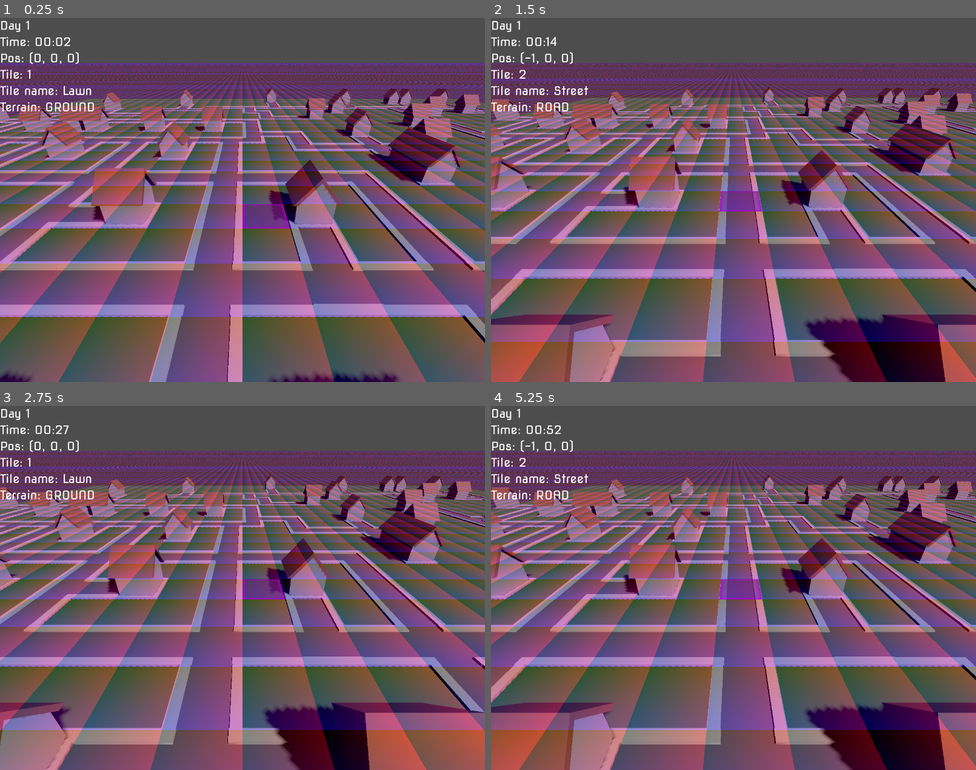
Above: before the commit, frames 1-4 (two rows, left to right).
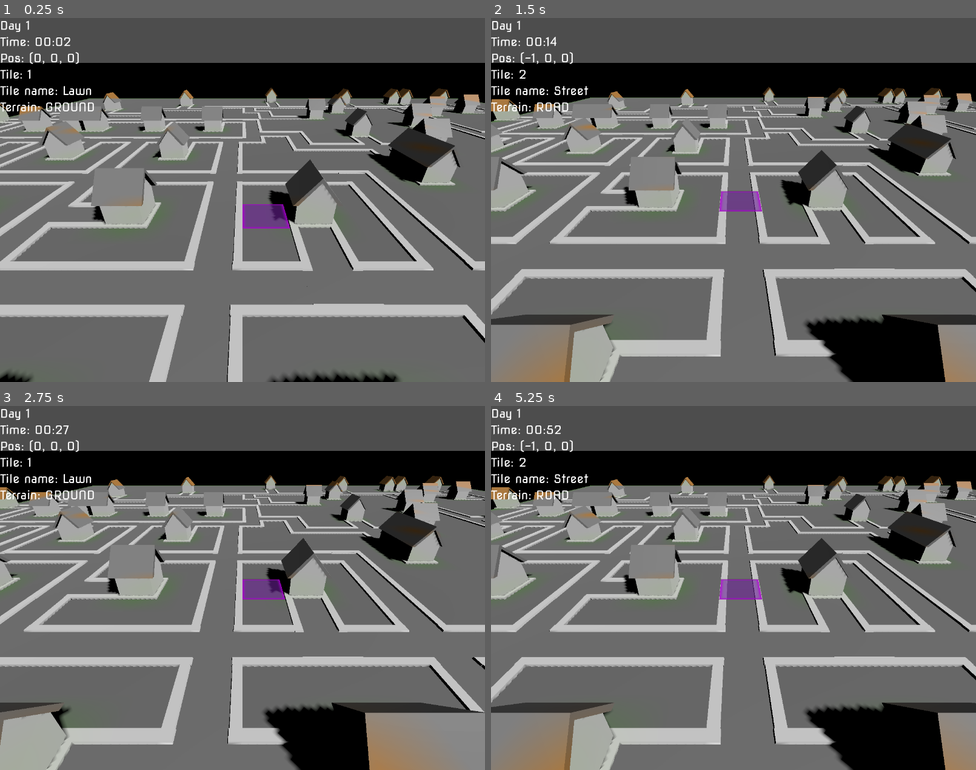
Above: after the commit, the same moments.

Repository: greenavalanche/gridmesh-test
Game: Godot game, scene res://scenes/root.tscn
The game is run twice, just before and just after one commit, with the same random seed, the same clock (stepped at 60 frames per second) and the same inputs.
Inputs (mouse positions are in pixels of both pictures, inside the frame that each line leads up to):
- Up to frame 1 (0.25 s): no input
- Up to frame 2 (1.5 s): move the mouse to (840, 181) at 0.52 s; tap Down (camera_down) at 0.6 s; move the mouse to (636, 218) at 1.27 s; tap Left (camera_left) at 1.35 s
- Up to frame 3 (2.75 s): move the mouse to (291, 507) at 2.02 s; tap Right (camera_right) at 2.1 s
- Up to frame 4 (5.25 s): move the mouse to (709, 660) at 2.77 s; tap Middle mouse button (camera_toggle) at 2.85 s; move the mouse to (879, 642) at 3.52 s; tap Up (camera_up) at 3.6 s; move the mouse to (588, 533) at 4.27 s; tap Down (camera_down) at 4.35 s; tap Enter at 5 s; move the mouse to (757, 588) at 5.02 s; tap Left (camera_left) at 5.1 s

The runs differ from the first frame. In frame 1, 77% of the frame differs, in the area x 0-100%, y 12-100%; in frame 2, 79%; in frame 3, 79%; in frame 4, 79%.

Commit message:
actual selective desaturation shader poc

Diff:
--- a/scenes/game.tscn
+++ b/scenes/game.tscn
@@ -22,10 +22,12 @@
 
 [sub_resource type="ShaderMaterial" id="ShaderMaterial_u5sy4"]
 shader = ExtResource("8_0tnpc")
-shader_parameter/camera_projection = Projection(1, 0, 0, 0, 0, 1, 0, 0, 0, 0, 1, 0, 0, 0, 0, 1)
+shader_parameter/gridmap_transform = Projection(1, 0, 0, 0, 0, 1, 0, 0, 0, 0, 1, 0, 0, 0, 0, 1)
+shader_parameter/inv_camera_projection = Projection(1, 0, 0, 0, 0, 1, 0, 0, 0, 0, 1, 0, 0, 0, 0, 1)
 shader_parameter/camera_transform = Projection(1, 0, 0, 0, 0, 1, 0, 0, 0, 0, 1, 0, 0, 0, 0, 1)
 shader_parameter/GROUND_HEIGHT = 0.0
-shader_parameter/OPACITY = 0.33
+shader_parameter/OPACITY = 0.695
+shader_parameter/effect_radius = 5.0
 
 [sub_resource type="ViewportTexture" id="ViewportTexture_p57ef"]
 viewport_path = NodePath("PostProcessingViewportContainer/PostProcessingViewport")
--- a/scripts/post_processing_display.gd
+++ b/scripts/post_processing_display.gd
@@ -3,31 +3,25 @@
 @onready var main_camera: Camera3D = $"%Viewer/Camera3D"
 @onready var grid_map: GridMap = %GridMap
 
-const EFFECT_TEXTURE_SIZE: int = 64  # Set the resolution of the effect map
+const EFFECT_TEXTURE_SIZE: int = 1024  # Set the resolution of the effect map
 var effect_texture: ImageTexture
-var counter: float = 0.0
 
 func _ready():
 	generate_effect_map()
-	var _material = material as ShaderMaterial
-	_material.set_shader_parameter("effect_map", effect_texture)
+	material.set_shader_parameter("effect_map", effect_texture)
 	print("shader initialized")
 
 func _process(_delta: float) -> void:
-	# gridmap's transform
-	material.set_shader_parameter("gridmap_transform", grid_map.global_transform)
-
-	var camera_projection = main_camera.get_camera_projection()
-	material.set_shader_parameter("camera_projection", camera_projection)
-	var camera_transform = main_camera.global_transform
-	material.set_shader_parameter("camera_transform", camera_transform)
+	material.set_shader_parameter("gridmap_transform", grid_map.global_transform.affine_inverse())
+	material.set_shader_parameter("inv_camera_projection", main_camera.get_camera_projection().inverse())
+	material.set_shader_parameter("camera_transform", main_camera.global_transform)
 
 func generate_effect_map():
 	var image = Image.create(EFFECT_TEXTURE_SIZE, EFFECT_TEXTURE_SIZE, false, Image.FORMAT_R8)
 	image.fill(Color(0, 0, 0))  # Default: No grayscale effect
 
 	for tile in grid_map.get_used_cells():
-		var grayscale_intensity = 1.0 #get_grayscale_intensity_for_tile(tile)
+		var grayscale_intensity = get_grayscale_intensity_for_tile(tile)
 
 		var uv_x = tile.x % EFFECT_TEXTURE_SIZE + EFFECT_TEXTURE_SIZE / 2
 		var uv_y = tile.z % EFFECT_TEXTURE_SIZE + EFFECT_TEXTURE_SIZE / 2
@@ -42,6 +36,4 @@
 
 	match tile_id:
 		0: return 0.0  # No grayscale (Normal tile)
-		1: return 0.5  # Partial grayscale
-		2: return 1.0  # Full grayscale
 		_: return 1.0
--- a/shaders/saturation.gdshader
+++ b/shaders/saturation.gdshader
@@ -1,14 +1,20 @@
 shader_type canvas_item;
 
-uniform mat4 camera_projection;
+uniform sampler2D effect_map;
+uniform mat4 gridmap_transform;
+uniform mat4 inv_camera_projection;
 uniform mat4 camera_transform;
 uniform float GROUND_HEIGHT;
 uniform float OPACITY;
 
+uniform float effect_radius = 5.0;
+const vec3 GRAYSCALE_WEIGHTS = vec3(0.299, 0.587, 0.114);
+
 void fragment() {
 	vec4 clip_pos = vec4(UV * 2.0 - 1.0, 0.0, 1.0);
 	clip_pos.y *= -1.0; // !!! Y-up/Y-down conversion
-	vec4 view_pos = inverse(camera_projection) * clip_pos;
+
+	vec4 view_pos = inv_camera_projection * clip_pos;
 	view_pos /= view_pos.w;
 
 	vec4 world_pos = camera_transform * view_pos;
@@ -20,10 +26,28 @@
 	if (ray_dir.y < 0.0) {
     	float t = (GROUND_HEIGHT - ray_origin.y) / ray_dir.y;
     	vec3 intersection = ray_origin + t * ray_dir;
+		vec3 grid_pos = (gridmap_transform * vec4(intersection, 1.0)).xyz;
 
-		vec3 color = fract(intersection);
-		COLOR = vec4(color.r, 0.0, color.b, OPACITY);
-	} else {
-		COLOR = vec4(0.0);
+		vec2 tex_size = vec2(textureSize(effect_map, 0));
+		vec2 effect_uv = (grid_pos.xz + tex_size / 2.0) / tex_size;
+
+		vec2 effect_radius_uv = effect_radius / tex_size;
+
+		//float min_grayscale = 0.0;
+		//
+		//for (float x = -effect_radius_uv; x < effect_radius_uv; x += 1.0 / tex_size.x) {
+			//
+		//}
+
+
+		float effect_intensity = texture(effect_map, effect_uv).r;
+
+		vec3 original_color = texture(TEXTURE, UV).rgb;
+		vec3 grayscale = vec3(dot(original_color, GRAYSCALE_WEIGHTS));
+		vec3 final_color = mix(original_color, grayscale, effect_intensity);
+
+
+		//vec3 color = fract(grid_pos);
+		COLOR = vec4(final_color, 1.0);
 	}
 }
